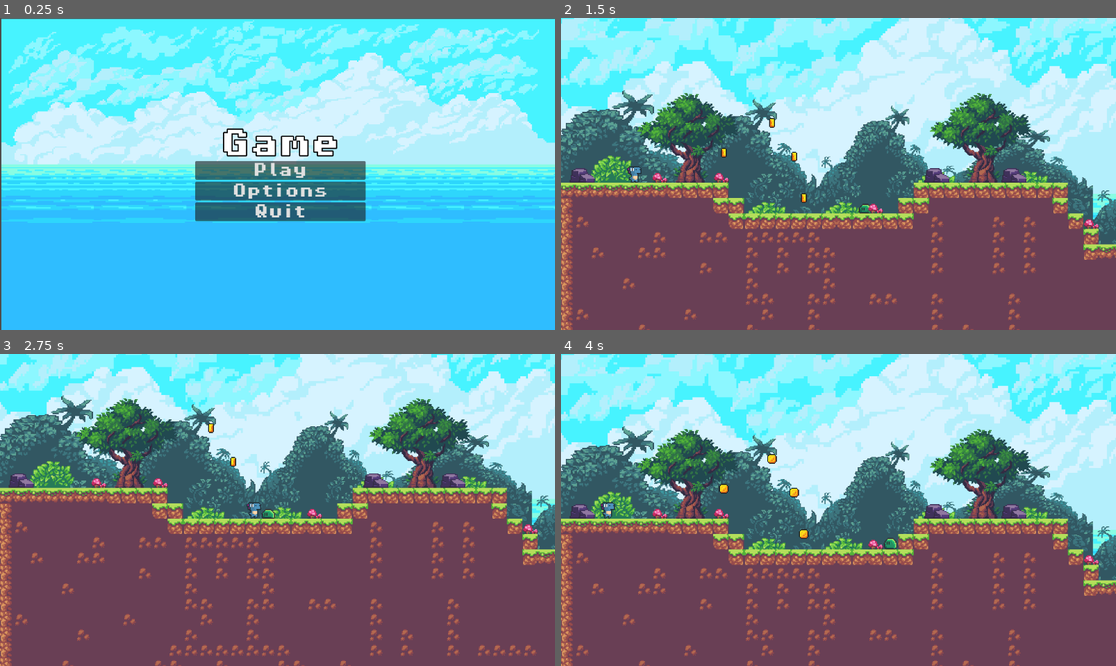
Above: before the commit, frames 1-4 (two rows, left to right).
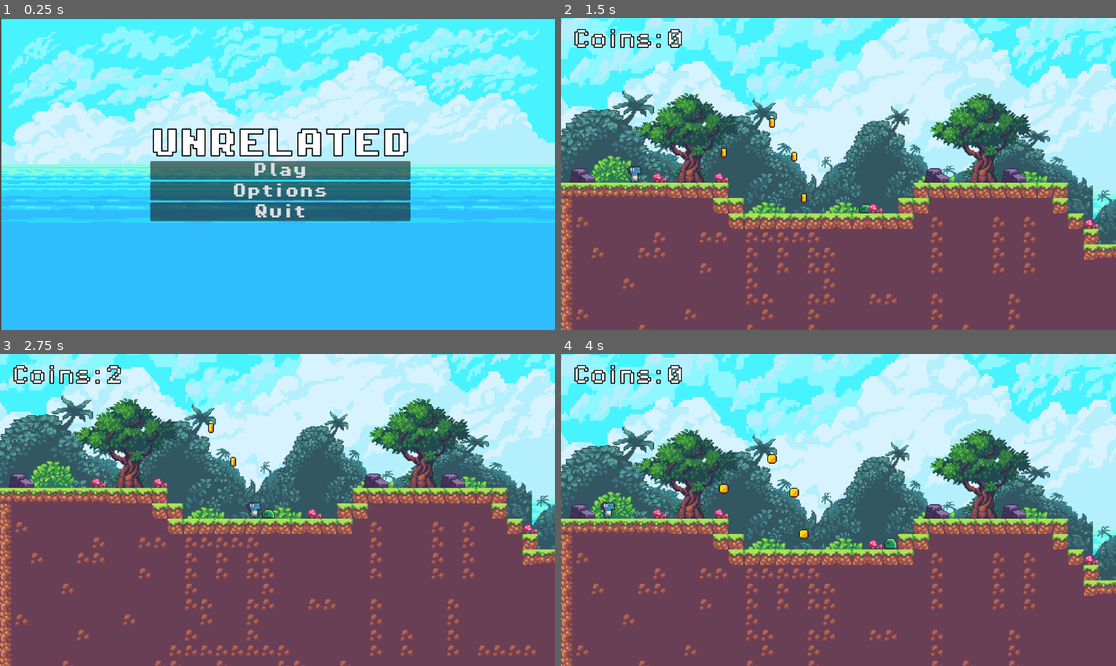
Above: after the commit, the same moments.

Repository: PixtoltheMaker/CarmonaAldo_FirstProject
Game: Godot game, scene res://scenes/main_menu.tscn
Same seed, same stepped clock (60 frames per second), same inputs: the game is played once before the commit and once after it.
Inputs:
- Up to frame 1 (0.25 s): no input
- Up to frame 2 (1.5 s): click "Play" at 0.5 s; hold Right (move_right) from 1.28 s (still down)
- Up to frame 3 (2.75 s): keep holding Right (move_right); tap Space (jump) at 1.52, 2.27 s
- Up to frame 4 (4 s): release Right (move_right) at 2.78 s; hold Left (move_left) 2.78-3.53 s; hold Right (move_right) from 3.53 s (still down); tap Space (jump) at 3.77 s

The runs differ from the first frame. In frame 1, 6.0% of the frame differs, in the area x 27-74%, y 35-66%; in frame 2, 0.6%; in frame 3, 0.6%; in frame 4, 0.6%.

Commit message:
class 6-4
added new enemy and coin counter, along with coin sound and music

need to add new item later and that is it, all is done :)

Diff:
--- a/Scripts/coin.gd
+++ b/Scripts/coin.gd
@@ -1,10 +1,19 @@
 extends Area2D
+@onready var game_master: GameManager = %"Game Master"
+@onready var audio_stream_player_2d: AudioStreamPlayer2D = $AudioStreamPlayer2D
+@onready var collision_shape_2d: CollisionShape2D = $CollisionShape2D
+@onready var animated_sprite_2d: AnimatedSprite2D = $AnimatedSprite2D
+@onready var timer: Timer = $Timer
+
+
+func _on_body_entered(body: Node2D) -> void:
+	audio_stream_player_2d.play()
+	game_master.add_points(1)
+	collision_shape_2d.set_deferred("disabled", true)
+	animated_sprite_2d.visible = false
+	timer.start()
 
 
 
-func _on_body_entered(body: Node2D) -> void:
-	var player :PlayerBody2D
-	player = body as PlayerBody2D
-	player.coins += 1
-	print(player.coins)
+func _on_timer_timeout() -> void:
 	queue_free()
--- /dev/null
+++ b/Scripts/fast_slime.gd
@@ -0,0 +1,22 @@
+extends Node2D
+
+@export var speed : float = 50
+@onready var ray_cast_left: RayCast2D = $RayCastLeft
+@onready var ray_cast_right: RayCast2D = $RayCastRight
+@onready var enemy_sprite: AnimatedSprite2D = $AnimatedSprite2D
+
+var facing_left : bool = true
+
+func _physics_process(delta: float) -> void:
+	if ray_cast_left.is_colliding():
+		facing_left = false
+		enemy_sprite.flip_h = true
+	if ray_cast_right.is_colliding():
+		facing_left = true
+		enemy_sprite.flip_h = false
+
+
+	if  facing_left:
+		position.x += -speed * delta
+	else:
+		position.x += speed * delta
--- /dev/null
+++ b/Scripts/stompbox.gd
@@ -0,0 +1,5 @@
+extends Area2D
+
+
+func _on_body_entered(body: Node2D) -> void:
+	get_parent().queue_free()
--- a/project.godot
+++ b/project.godot
@@ -14,6 +14,10 @@
 run/main_scene="uid://dctgnh73x8opd"
 config/features=PackedStringArray("4.6", "Forward Plus")
 config/icon="res://icon.svg"
+
+[autoload]
+
+BackgroundMusic="*uid://bxkug5jcc3pu1"
 
 [debug]
 
--- /dev/null
+++ b/scenes/background_music.tscn
@@ -0,0 +1,7 @@
+[gd_scene format=3 uid="uid://bxkug5jcc3pu1"]
+
+[ext_resource type="AudioStream" uid="uid://bsxurp20gt4vl" path="res://assets/2D Resources/music/time_for_adventure.mp3" id="1_0rulj"]
+
+[node name="Background Music" type="AudioStreamPlayer" unique_id=929530734]
+stream = ExtResource("1_0rulj")
+autoplay = true
--- a/scenes/coin.tscn
+++ b/scenes/coin.tscn
@@ -118,4 +118,9 @@
 [node name="AudioStreamPlayer2D" type="AudioStreamPlayer2D" parent="." unique_id=1006779140]
 stream = ExtResource("3_11l1o")
 
+[node name="Timer" type="Timer" parent="." unique_id=187841628]
+wait_time = 2.0
+one_shot = true
+
 [connection signal="body_entered" from="." to="." method="_on_body_entered"]
+[connection signal="timeout" from="Timer" to="." method="_on_timer_timeout"]
--- /dev/null
+++ b/scenes/fast_slime.tscn
@@ -0,0 +1,94 @@
+[gd_scene format=3 uid="uid://dldksn2wstjon"]
+
+[ext_resource type="Script" uid="uid://duecfqppvoppr" path="res://Scripts/fast_slime.gd" id="1_ssnsa"]
+[ext_resource type="Texture2D" uid="uid://c8wx6ks63jrb0" path="res://assets/2D Resources/enemies/Red Slime Spritesheet.png" id="2_2myfg"]
+[ext_resource type="PackedScene" uid="uid://lf7pptykiuio" path="res://scenes/killbox.tscn" id="3_21q4e"]
+[ext_resource type="PackedScene" uid="uid://cknmhoe1v167a" path="res://scenes/stompbox.tscn" id="4_2myfg"]
+
+[sub_resource type="AtlasTexture" id="AtlasTexture_cktea"]
+atlas = ExtResource("2_2myfg")
+region = Rect2(48, 18, 16, 18)
+
+[sub_resource type="AtlasTexture" id="AtlasTexture_4bpw2"]
+atlas = ExtResource("2_2myfg")
+region = Rect2(64, 18, 16, 18)
+
+[sub_resource type="AtlasTexture" id="AtlasTexture_75ora"]
+atlas = ExtResource("2_2myfg")
+region = Rect2(80, 18, 16, 18)
+
+[sub_resource type="AtlasTexture" id="AtlasTexture_plnwr"]
+atlas = ExtResource("2_2myfg")
+region = Rect2(96, 18, 16, 18)
+
+[sub_resource type="AtlasTexture" id="AtlasTexture_wrsn1"]
+atlas = ExtResource("2_2myfg")
+region = Rect2(112, 18, 16, 18)
+
+[sub_resource type="AtlasTexture" id="AtlasTexture_8dnpl"]
+atlas = ExtResource("2_2myfg")
+region = Rect2(128, 18, 16, 18)
+
+[sub_resource type="AtlasTexture" id="AtlasTexture_5edy1"]
+atlas = ExtResource("2_2myfg")
+region = Rect2(144, 18, 16, 18)
+
+[sub_resource type="SpriteFrames" id="SpriteFrames_xjlt4"]
+animations = [{
+"frames": [{
+"duration": 1.0,
+"texture": SubResource("AtlasTexture_cktea")
+}, {
+"duration": 1.0,
+"texture": SubResource("AtlasTexture_4bpw2")
+}, {
+"duration": 1.0,
+"texture": SubResource("AtlasTexture_75ora")
+}, {
+"duration": 1.0,
+"texture": SubResource("AtlasTexture_plnwr")
+}, {
+"duration": 1.0,
+"texture": SubResource("AtlasTexture_wrsn1")
+}, {
+"duration": 1.0,
+"texture": SubResource("AtlasTexture_8dnpl")
+}, {
+"duration": 1.0,
+"texture": SubResource("AtlasTexture_5edy1")
+}],
+"loop": true,
+"name": &"Idle",
+"speed": 5.0
+}]
+
+[sub_resource type="RectangleShape2D" id="RectangleShape2D_0pvn7"]
+size = Vector2(10, 6.84375)
+
+[sub_resource type="RectangleShape2D" id="RectangleShape2D_21q4e"]
+size = Vector2(7, 6)
+
+[node name="Fast Slime" type="Node2D" unique_id=175407642]
+script = ExtResource("1_ssnsa")
+
+[node name="AnimatedSprite2D" type="AnimatedSprite2D" parent="." unique_id=915641795]
+sprite_frames = SubResource("SpriteFrames_xjlt4")
+animation = &"Idle"
+
+[node name="RayCastLeft" type="RayCast2D" parent="." unique_id=1287712895]
+target_position = Vector2(-11, 0)
+
+[node name="RayCastRight" type="RayCast2D" parent="." unique_id=56798961]
+target_position = Vector2(10, 0)
+
+[node name="Killbox" parent="." unique_id=981877566 instance=ExtResource("3_21q4e")]
+
+[node name="CollisionShape2D" type="CollisionShape2D" parent="Killbox" unique_id=271969187]
+position = Vector2(0, 0.421875)
+shape = SubResource("RectangleShape2D_0pvn7")
+
+[node name="Stompbox" parent="." unique_id=2124304812 instance=ExtResource("4_2myfg")]
+
+[node name="CollisionShape2D" type="CollisionShape2D" parent="Stompbox" unique_id=44594928]
+position = Vector2(0, -5)
+shape = SubResource("RectangleShape2D_21q4e")
--- a/scenes/green_slime.tscn
+++ b/scenes/green_slime.tscn
@@ -3,6 +3,7 @@
 [ext_resource type="Texture2D" uid="uid://rtrhlqeog2bs" path="res://assets/2D Resources/enemies/Green Slime Spritesheet.png" id="1_bln8p"]
 [ext_resource type="Script" uid="uid://3s7sjgnjlqou" path="res://Scripts/green_slime.gd" id="1_tuic5"]
 [ext_resource type="PackedScene" uid="uid://lf7pptykiuio" path="res://scenes/killbox.tscn" id="3_0pvn7"]
+[ext_resource type="PackedScene" uid="uid://cknmhoe1v167a" path="res://scenes/stompbox.tscn" id="4_4q1e0"]
 
 [sub_resource type="AtlasTexture" id="AtlasTexture_tuic5"]
 atlas = ExtResource("1_bln8p")
@@ -62,7 +63,10 @@
 }]
 
 [sub_resource type="RectangleShape2D" id="RectangleShape2D_0pvn7"]
-size = Vector2(9, 8.34375)
+size = Vector2(10, 7.34375)
+
+[sub_resource type="RectangleShape2D" id="RectangleShape2D_boo2g"]
+size = Vector2(7, 6)
 
 [node name="Green Slime" type="Node2D" unique_id=175407642]
 script = ExtResource("1_tuic5")
@@ -82,5 +86,11 @@
 [node name="Killbox" parent="." unique_id=981877566 instance=ExtResource("3_0pvn7")]
 
 [node name="CollisionShape2D" type="CollisionShape2D" parent="Killbox" unique_id=271969187]
-position = Vector2(0, 0.171875)
+position = Vector2(0, 1)
 shape = SubResource("RectangleShape2D_0pvn7")
+
+[node name="Stompbox" parent="." unique_id=2124304812 instance=ExtResource("4_4q1e0")]
+
+[node name="CollisionShape2D" type="CollisionShape2D" parent="Stompbox" unique_id=1440174869]
+position = Vector2(0, -5)
+shape = SubResource("RectangleShape2D_boo2g")
--- a/scenes/level_01.tscn
+++ b/scenes/level_01.tscn
@@ -10,6 +10,7 @@
 [ext_resource type="PackedScene" uid="uid://cwpcdbghsq7u" path="res://scenes/green_slime.tscn" id="8_1b6n0"]
 [ext_resource type="Script" uid="uid://cybfpbq3wqkb3" path="res://Scripts/game_master.gd" id="9_llcge"]
 [ext_resource type="PackedScene" uid="uid://lf7pptykiuio" path="res://scenes/killbox.tscn" id="9_lwi15"]
+[ext_resource type="FontFile" uid="uid://cm5qy266irq58" path="res://assets/2D Resources/fonts/PixelOperator8.ttf" id="10_e6mo4"]
 
 [sub_resource type="TileSetAtlasSource" id="TileSetAtlasSource_fk2ad"]
 texture = ExtResource("2_bs324")
@@ -430,6 +431,12 @@
 [sub_resource type="RectangleShape2D" id="RectangleShape2D_e6mo4"]
 size = Vector2(2224, 20)
 
+[sub_resource type="LabelSettings" id="LabelSettings_px6rj"]
+font = ExtResource("10_e6mo4")
+font_size = 40
+outline_size = 8
+outline_color = Color(0, 0, 0, 1)
+
 [node name="Level 01" type="Node2D" unique_id=921676824]
 
 [node name="Player" parent="." unique_id=1738014220 instance=ExtResource("1_c65iy")]
@@ -582,5 +589,24 @@
 offset_right = 40.0
 offset_bottom = 40.0
 
+[node name="HBoxContainer" type="HBoxContainer" parent="CanvasLayer/Control" unique_id=1536467008]
+layout_mode = 0
+offset_left = 25.0
+offset_top = 25.0
+offset_right = 254.0
+offset_bottom = 65.0
+
+[node name="Coin Label" type="Label" parent="CanvasLayer/Control/HBoxContainer" unique_id=1212017414]
+layout_mode = 2
+text = "Coins:"
+label_settings = SubResource("LabelSettings_px6rj")
+
+[node name="Coin Count" type="Label" parent="CanvasLayer/Control/HBoxContainer" unique_id=1117763949]
+unique_name_in_owner = true
+layout_mode = 2
+text = "0"
+label_settings = SubResource("LabelSettings_px6rj")
+
 [node name="Game Master" type="Node" parent="." unique_id=684856108]
+unique_name_in_owner = true
 script = ExtResource("9_llcge")
--- a/scenes/main_menu.tscn
+++ b/scenes/main_menu.tscn
@@ -47,7 +47,7 @@
 
 [node name="Title" type="Label" parent="Menu Container" unique_id=768418387]
 layout_mode = 2
-text = "Game"
+text = "UNRELATED"
 label_settings = SubResource("LabelSettings_wu84c")
 horizontal_alignment = 1
 
--- /dev/null
+++ b/scenes/stompbox.tscn
@@ -0,0 +1,9 @@
+[gd_scene format=3 uid="uid://cknmhoe1v167a"]
+
+[ext_resource type="Script" uid="uid://d2jmx470vnjjj" path="res://Scripts/stompbox.gd" id="1_c80oa"]
+
+[node name="Stompbox" type="Area2D" unique_id=2124304812]
+collision_mask = 4
+script = ExtResource("1_c80oa")
+
+[connection signal="body_entered" from="." to="." method="_on_body_entered"]
Not shown, added: Scripts/fast_slime.gd.uid
Not shown, added: Scripts/stompbox.gd.uid
Not shown, added: export_presets.cfg
